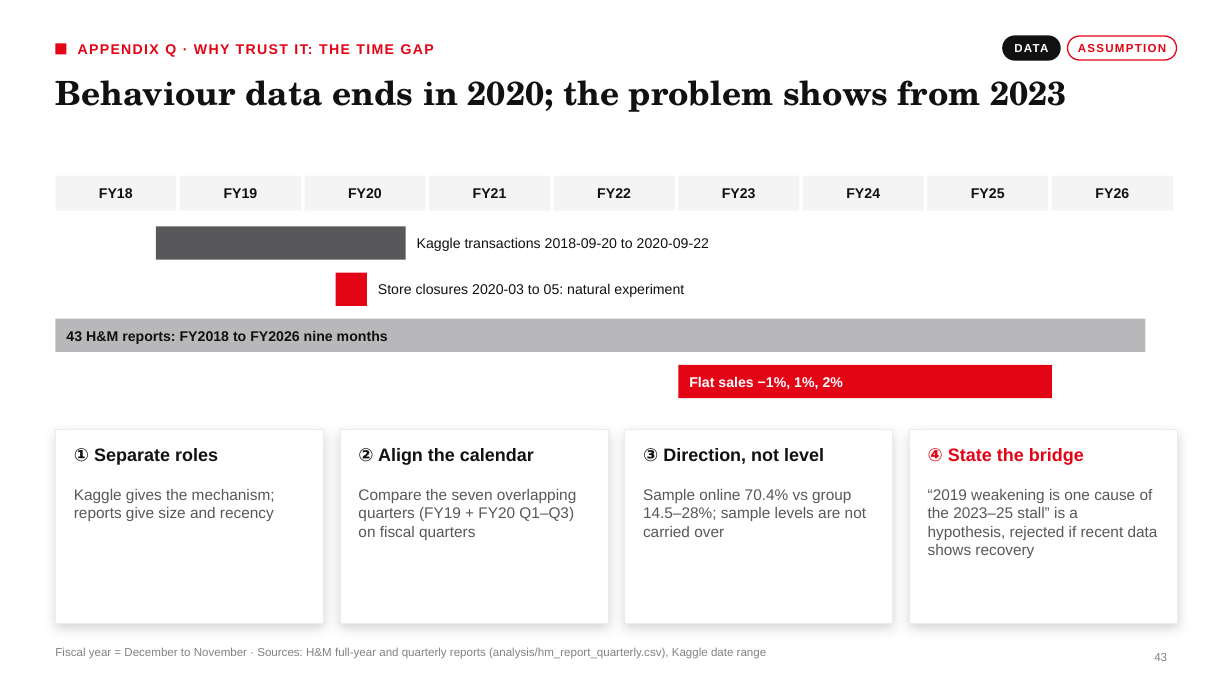
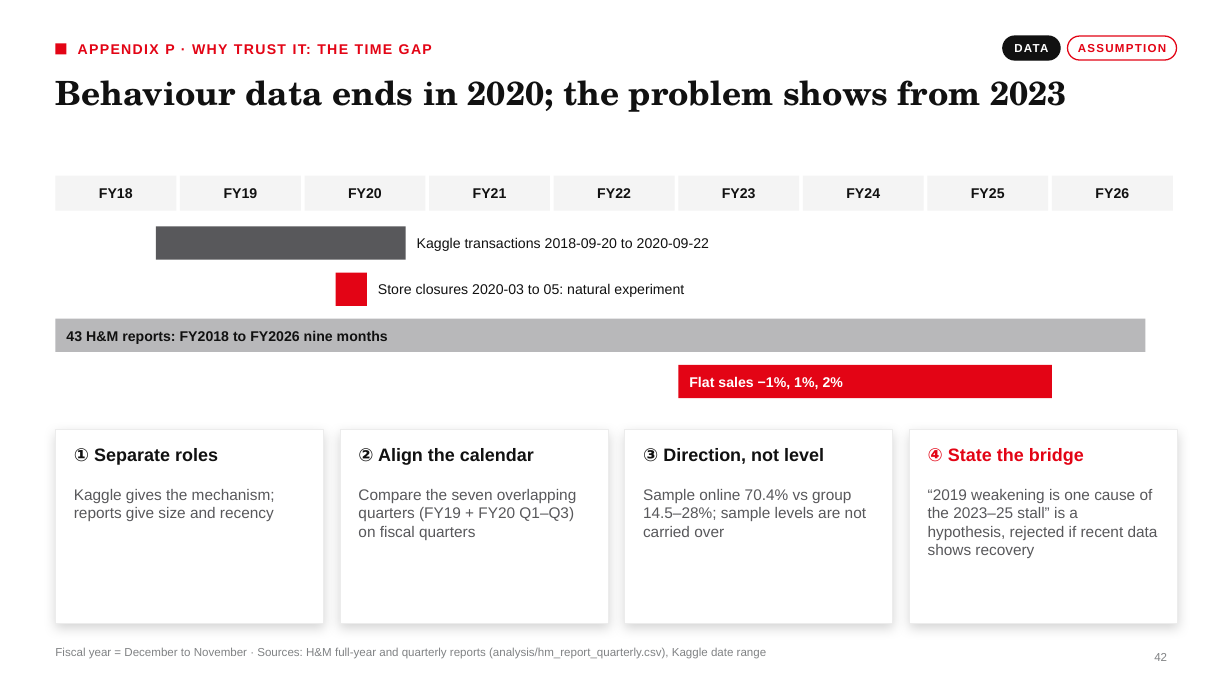
Before and after one commit to underthesun7213/social-data, a slide deck: slide 42 of presentation/hm_retention_deck_en.pptx (slide 43 before the commit). Drawn at 1232x693 pixels with LibreOffice and Linux fonts; fonts in the diff are those of the drawing. Boxes give left, top, right and bottom in pixels: in the first picture for what was removed or moved away, otherwise in the second. Text is boxed around its words. In the diff, an @@ line names an element or a change of style, - is before the commit and + after.

```diff
--- a/presentation/hm_retention_deck_en.pptx
+++ b/presentation/hm_retention_deck_en.pptx
@@ text at [78, 44, 432, 54]: text changed @@
-APPENDIX Q · WHY TRUST IT: THE TIME GAP
+APPENDIX P · WHY TRUST IT: THE TIME GAP
```
Also in this commit, not shown: 4 other slides changed, 1 slide removed, 6 other files.
